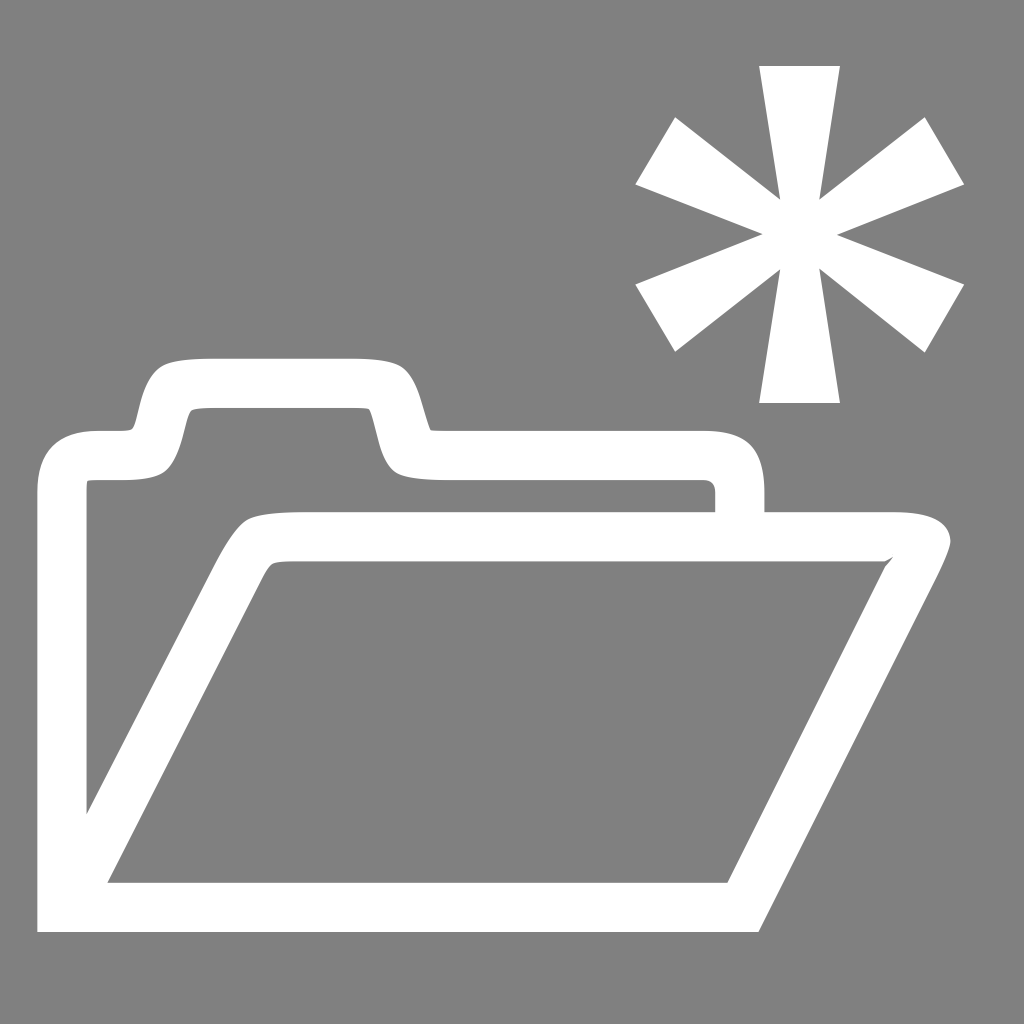
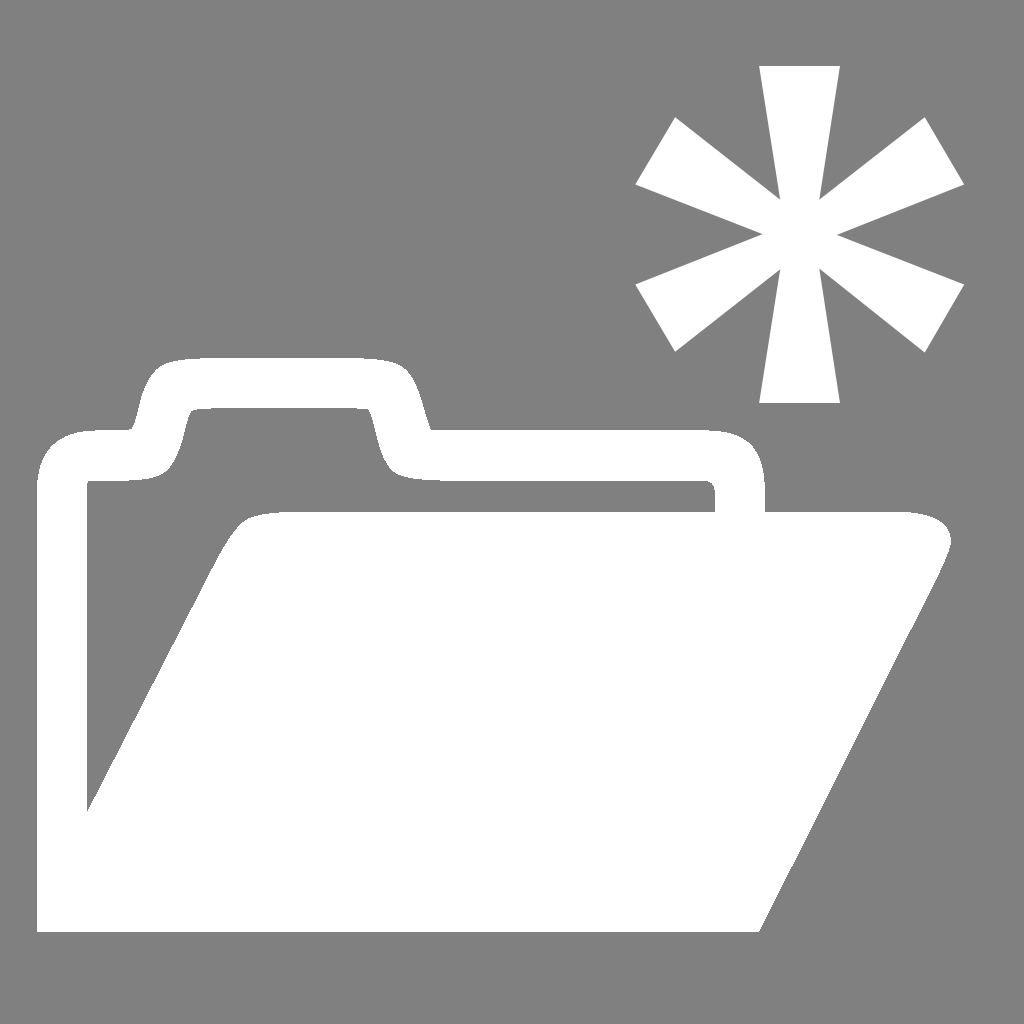
Layered file, before and after one edit (1024x1024). Changes by layer:
painted on "🗁" over [37, 358, 951, 932]
